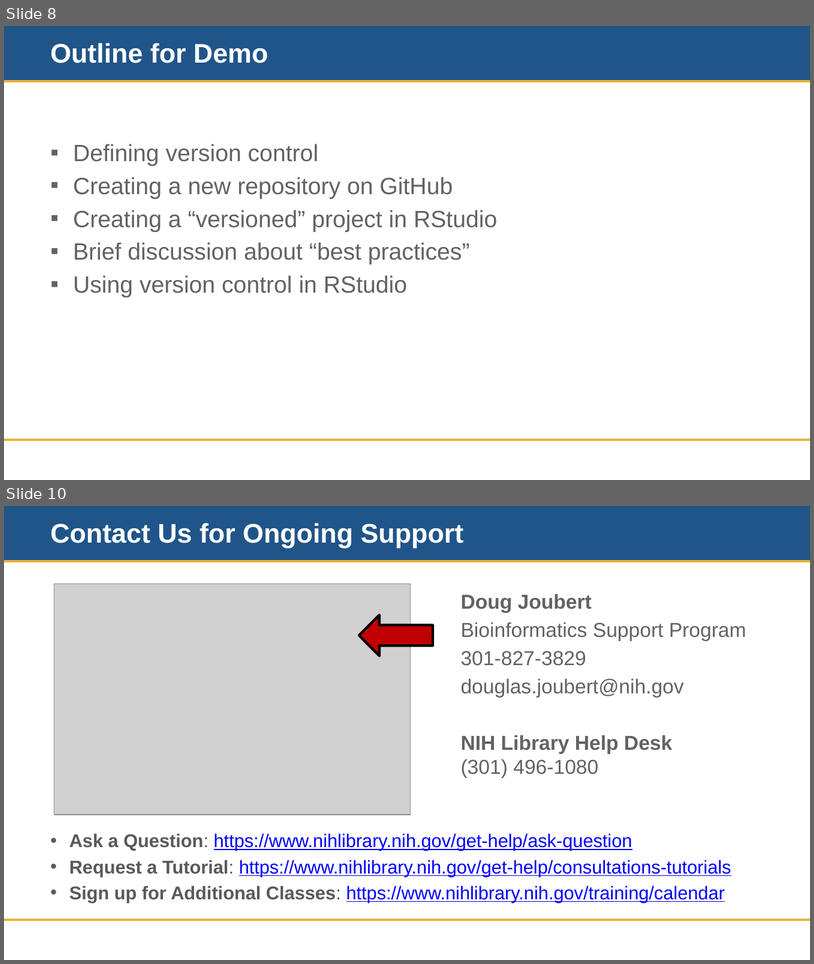
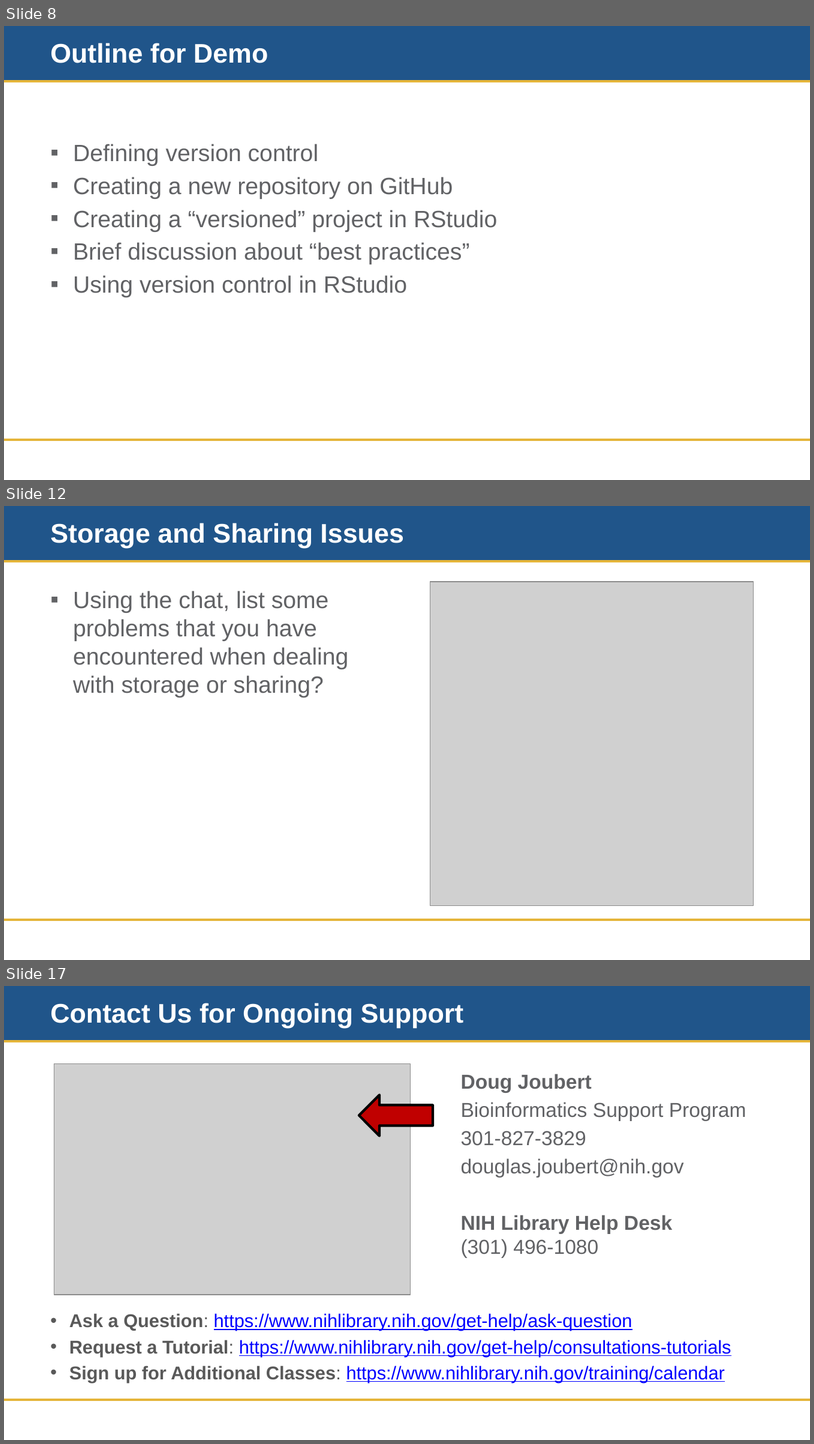
Before and after one commit to doujouDC/nihl-intro-r-classes, a slide deck: r-project-mgmt-repro/nih-r-project-mgmt-training-material/nihl-r-project-mgmt.pptx. Shown one above the other, each under a label of ours: slides 8 and 10 before the commit, slides 8, 12 and 17 after it; the slides between them are not shown. The pictures are 814x964 and 814x1444 pixels, drawn with LibreOffice and Linux fonts; fonts in the diff are those of the drawing; grey boxes stand for pictures; background and template pictures are left out. Boxes give left, top, right and bottom in pixels: in the first picture for what was removed or moved away, otherwise in the second. Text is boxed around its words. In the diff, an @@ line names an element or a change of style, - is before the commit and + after.

```diff
--- a/r-project-mgmt-repro/nih-r-project-mgmt-training-material/nihl-r-project-mgmt.pptx
+++ b/r-project-mgmt-repro/nih-r-project-mgmt-training-material/nihl-r-project-mgmt.pptx
@@ slide 12 added at (4,506,810,960), background #FFFFFF; not listed: 3 template elements that a slide beside it also shows @@
@@ title added at (50,523,404,548), 32 pt, text #FFFFFF, bold @@
+Storage and Sharing Issues
@@ text added at (73,591,348,697), 28 pt, text #616265 @@
+▪ Using the chat, list some problems that you have encountered when dealing with storage or sharing?
@@ picture added at (431,582,754,905) @@
@@ what was slide 10 is now slide 17 @@
```
Also in this commit, not shown: 1 slide changed, 6 other slides added, 6 other files.
